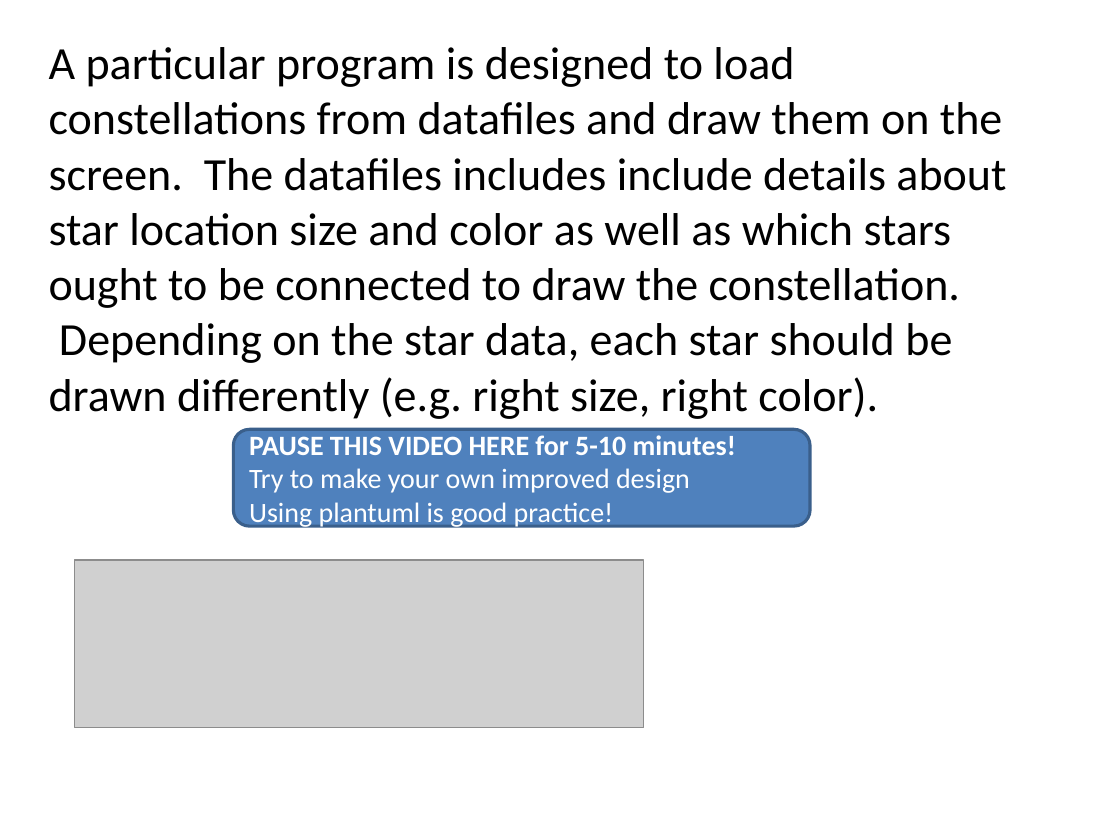
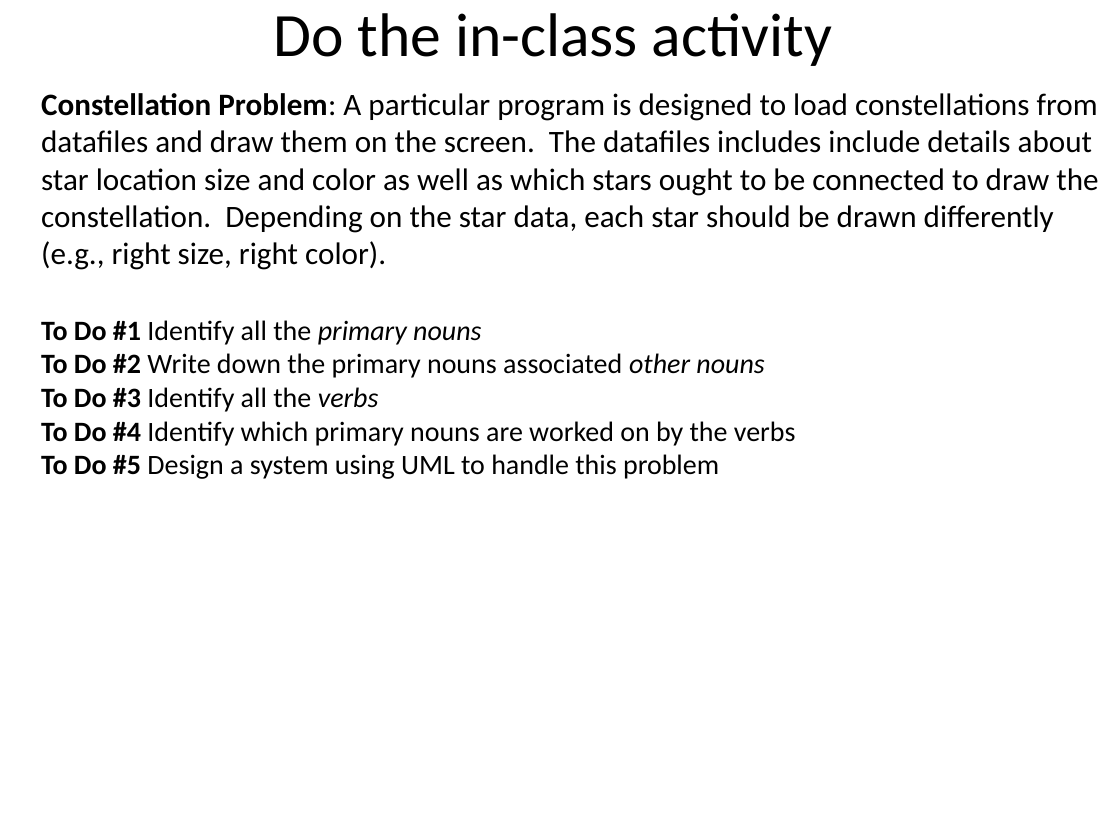
Before and after one commit to RHIT-CSSE/csse220, a slide deck: slide 26 of ClassMaterials/Encapsulation/Slides/Encapsulation.pptx (slide 28 before the commit). Drawn at 1120x840 pixels with LibreOffice and Linux fonts; fonts in the diff are those of the drawing; grey boxes stand for pictures. Boxes give left, top, right and bottom in pixels: in the first picture for what was removed or moved away, otherwise in the second. Text is boxed around its words. In the diff, an @@ line names an element or a change of style, - is before the commit and + after.

Commit message:
update slides

```diff
--- a/ClassMaterials/Encapsulation/Slides/Encapsulation.pptx
+++ b/ClassMaterials/Encapsulation/Slides/Encapsulation.pptx
@@ title added at box(273, 13, 832, 66), 39.6 pt, text #000000 @@
+Do the in-class activity
@@ text at box(41, 93, 1098, 479): text changed; size 29.6 to 20 pt @@
-A particular program is designed to load constellations from datafiles and draw them on the screen. The datafiles includes include details about star location size and color as well as which stars ought to be connected to draw the constellation. Depending on the star data, each star should be drawn differently (e.g. right size, right color).
+Constellation Problem: A particular program is designed to load constellations from datafiles and draw them on the screen. The datafiles includes include details about star location size and color as well as which stars ought to be connected to draw the constellation. Depending on the star data, each star should be drawn differently (e.g., right size, right color).
+To Do #1 Identify all the primary nouns
+To Do #2 Write down the primary nouns associated other nouns
+To Do #3 Identify all the verbs
+To Do #4 Identify which primary nouns are worked on by the verbs
+To Do #5 Design a system using UML to handle this problem
@@ rounded rectangle removed at box(233, 429, 810, 525) @@
-PAUSE THIS VIDEO HERE for 5-10 minutes!
-Try to make your own improved design
-Using plantuml is good practice!
@@ picture removed at box(75, 560, 644, 728) @@
```
Also in this commit, not shown: 18 other slides changed, 3 slides added, 3 slides removed.
